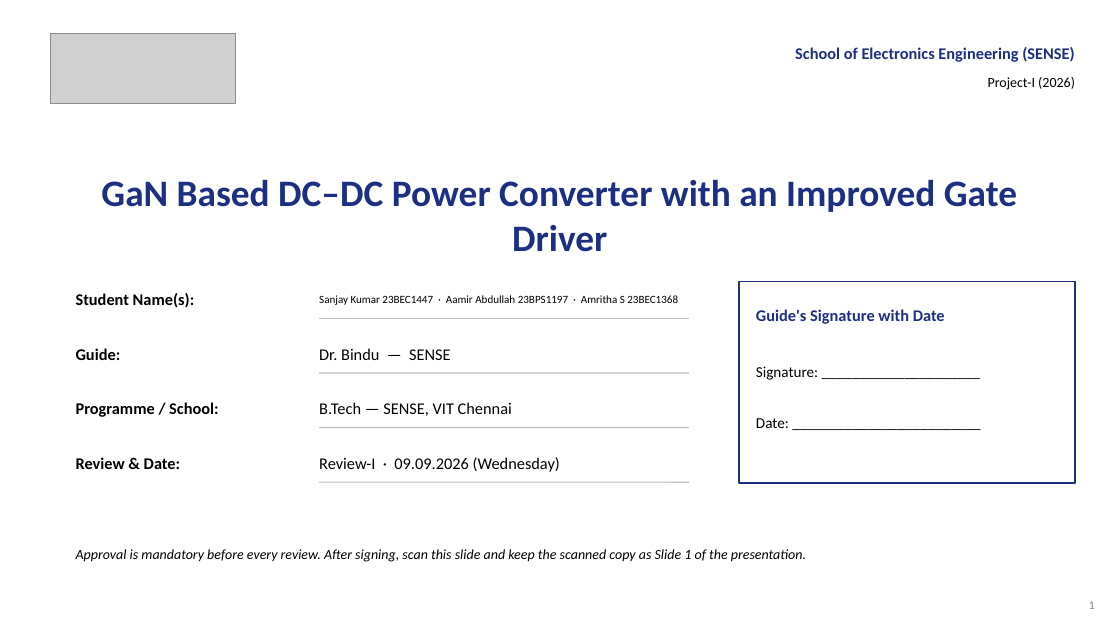
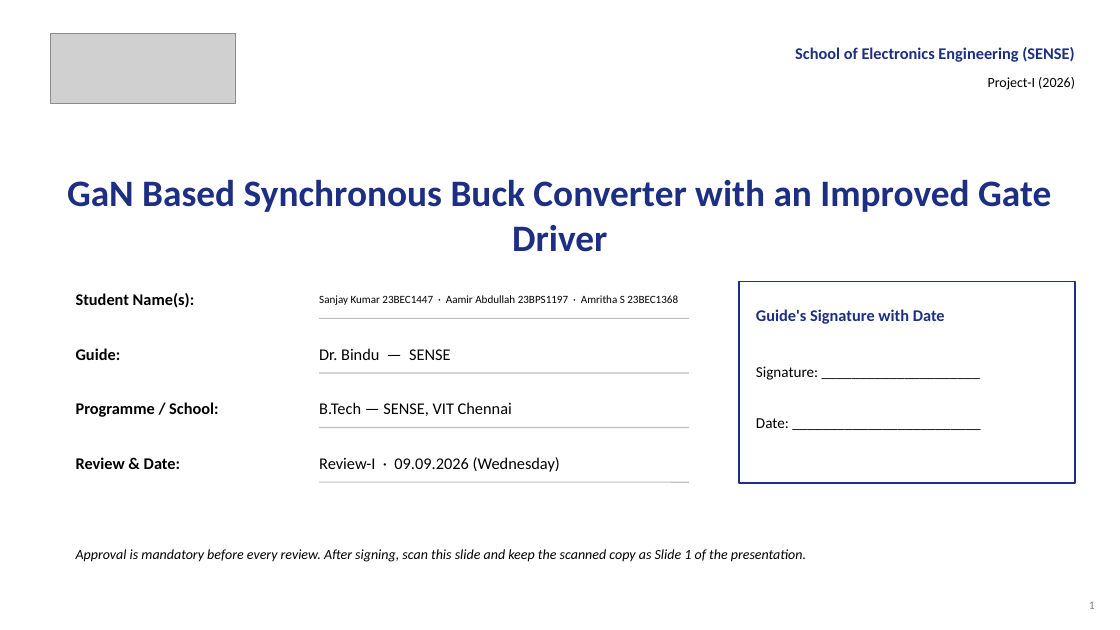
Before and after one commit to Amritha902/gan-driver, a slide deck: slide 1 of review/GaN_Review1_PRESENT.pptx. Drawn at 1120x630 pixels with LibreOffice and Linux fonts; fonts in the diff are those of the drawing; grey boxes stand for pictures. Boxes give left, top, right and bottom in pixels: in the first picture for what was removed or moved away, otherwise in the second. Text is boxed around its words. In the diff, an @@ line names an element or a change of style, - is before the commit and + after.

```diff
--- a/review/GaN_Review1_PRESENT.pptx
+++ b/review/GaN_Review1_PRESENT.pptx
@@ text at (67,179,1051,252): text changed @@
-GaN Based DC–DC Power Converter with an Improved Gate Driver
+GaN Based Synchronous Buck Converter with an Improved Gate Driver
```
Also in this commit, not shown: 13 other slides changed, 7 slides removed, 14 other files.
